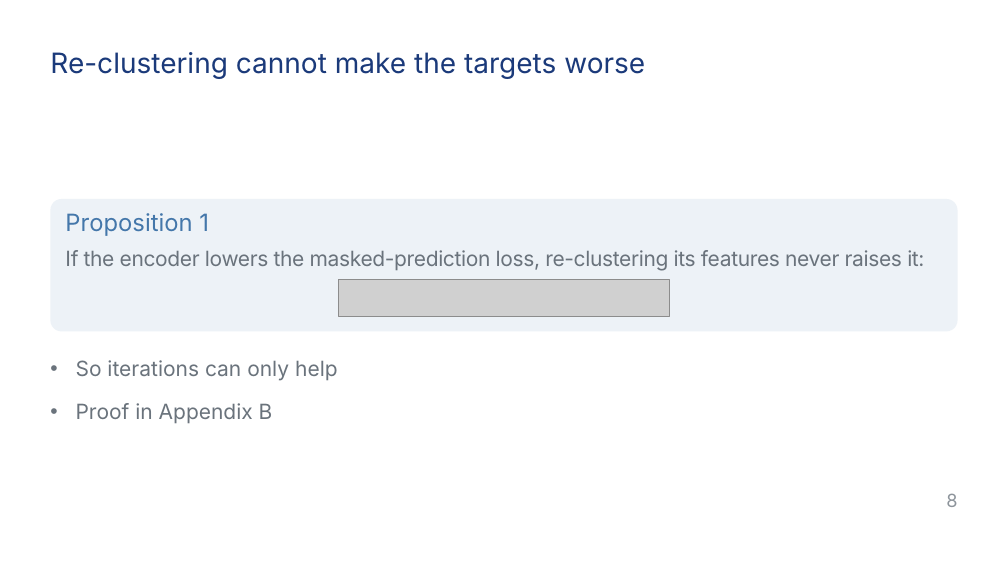
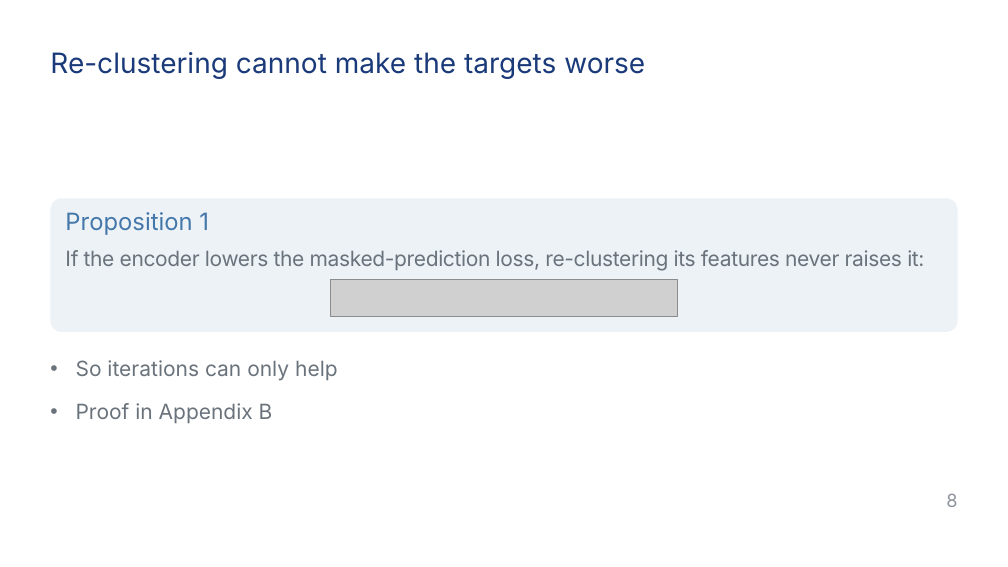
Before and after one commit to bigohofone/academic-figure-skill, a slide deck: slide 8 of skills/academic-slides/assets/theme.pptx. Drawn at 1008x567 pixels with LibreOffice and Linux fonts; fonts in the diff are those of the drawing; grey boxes stand for pictures. Boxes give left, top, right and bottom in pixels: in the first picture for what was removed or moved away, otherwise in the second. Text is boxed around its words. In the diff, an @@ line names an element or a change of style, - is before the commit and + after.

```diff
--- a/skills/academic-slides/assets/theme.pptx
+++ b/skills/academic-slides/assets/theme.pptx
@@ rounded rectangle at [50, 199, 958, 332]: proportions changed @@
@@ picture: place and size @@
-picture at [339, 279, 669, 316]
+picture at [331, 279, 678, 317]
```
Also in this commit, not shown: 1 other slide changed, 9 other files.
